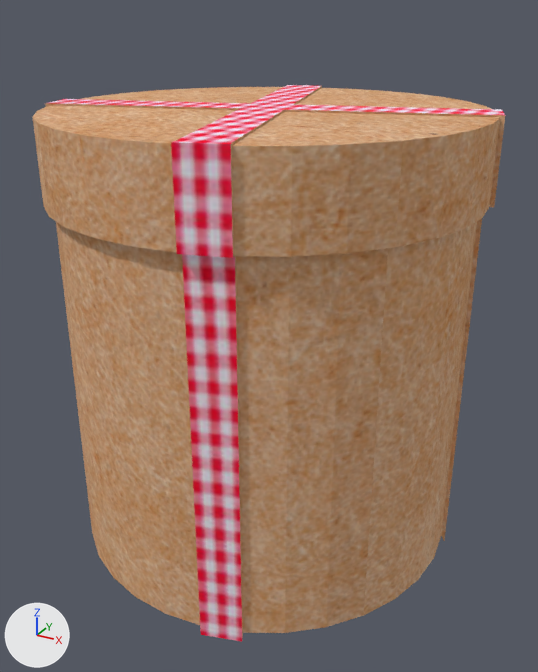
What one commit did to the Blender file 01-Models/MS-GeschenkRundblend.blend.
Camera for both pictures: a camera (50 mm lens) standing at (1.75, -3.15, 2.64) and looking at (0.04, -0.06, 1.09). Arrows for +X, +Y and +Z are at lower left; the lights stay in place.
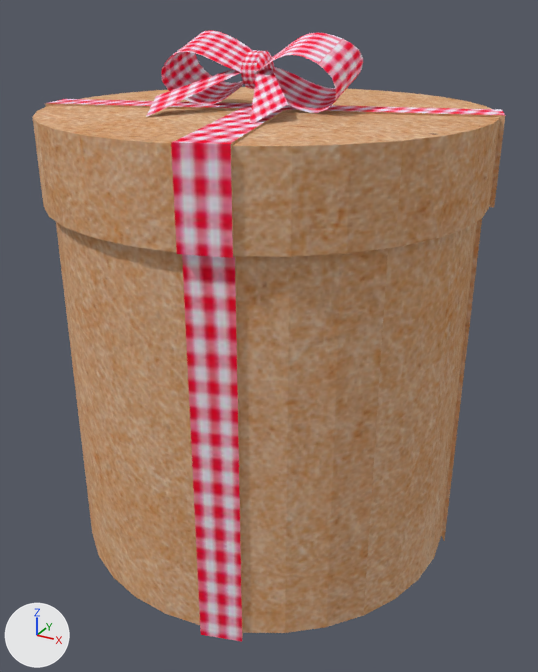
The change, as JSON lines over the scene's bpy script:
```json
{"op": "add", "block": "me_plane_018", "code": ["me_plane_018 = bpy.data.meshes.new('Plane.018')", "me_plane_018.from_pydata(...)  # 4 vertices, 1 face; spans x -1.0..1.0, y -0.93..0.93, z 0.0", "me_plane_018.materials.append(mat_material_001)  # picture img_ms_geschenkbandkariert_textur_jpg"]}
{"op": "add", "block": "me_plane_017", "code": ["me_plane_017 = bpy.data.meshes.new('Plane.017')", "me_plane_017.from_pydata(...)  # 4 vertices, 1 face; spans x -1.0..1.0, y -0.93..0.93, z 0.0", "me_plane_017.materials.append(mat_material_001)  # picture img_ms_geschenkbandkariert_textur_jpg"]}
{"op": "add", "block": "me_plane_016", "code": ["me_plane_016 = bpy.data.meshes.new('Plane.016')", "me_plane_016.from_pydata(...)  # 135 vertices, 104 faces; spans x -1.21..1.21, y -1.4..1.96, z -1.0..1.01", "me_plane_016.polygons.foreach_set('use_smooth', [True] * 104)", "me_plane_016.materials.append(mat_material_001)  # picture img_ms_geschenkbandkariert_textur_jpg"]}
{"op": "add", "block": "me_plane_014", "code": ["me_plane_014 = bpy.data.meshes.new('Plane.014')", "me_plane_014.from_pydata(...)  # 135 vertices, 104 faces; spans x -1.21..1.21, y -0.97..2.39, z -1.33..0.68", "me_plane_014.polygons.foreach_set('use_smooth', [True] * 104)", "me_plane_014.materials.append(mat_material_001)  # picture img_ms_geschenkbandkariert_textur_jpg"]}
{"op": "add", "block": "me_cylinder_003", "code": ["me_cylinder_003 = bpy.data.meshes.new('Cylinder.003')", "me_cylinder_003.from_pydata(...)  # 64 vertices, 50 faces; spans x -1.0..1.0, y -1.0..1.0, z -1.0..1.0", "me_cylinder_003.polygons.foreach_set('use_smooth', [True] * 50)", "me_cylinder_003.materials.append(mat_material_001)  # picture img_ms_geschenkbandkariert_textur_jpg"]}
{"op": "add", "block": "ob_plane_003", "code": ["ob_plane_003 = bpy.data.objects.new('Plane.003', me_plane_018)", "ob_plane_003.location = (0.152, -0.271, 2.311)", "ob_plane_003.rotation_euler = (-6.104, 0.3, -1.02)  # degrees (-350, 17, -58)", "ob_plane_003.scale = (0.271, 0.0889, 0.102)"]}
{"op": "add", "block": "ob_plane_002", "code": ["ob_plane_002 = bpy.data.objects.new('Plane.002', me_plane_017)", "ob_plane_002.location = (-0.23, -0.271, 2.311)", "ob_plane_002.rotation_euler = (-0.179, 2.842, 1.02)  # degrees (-10, 163, 58)", "ob_plane_002.scale = (0.271, 0.0889, 0.102)"]}
{"op": "add", "block": "ob_plane_001", "code": ["ob_plane_001 = bpy.data.objects.new('Plane.001', me_plane_016)", "ob_plane_001.location = (-0.307, -0.001, 2.383)", "ob_plane_001.rotation_euler = (-6.283, 0.348, -1.571)  # degrees (-360, 20, -90)", "ob_plane_001.scale = (0.127, 0.127, 0.127)"]}
{"op": "add", "block": "ob_plane", "code": ["ob_plane = bpy.data.objects.new('Plane', me_plane_014)", "ob_plane.location = (0.288, 0.013, 2.343)", "ob_plane.rotation_euler = (-3.142, 0.348, -1.571)  # degrees (-180, 20, -90)", "ob_plane.scale = (0.127, 0.127, 0.127)"]}
{"op": "add", "block": "ob_cylinder_002", "code": ["ob_cylinder_002 = bpy.data.objects.new('Cylinder.002', me_cylinder_003)", "ob_cylinder_002.location = (-0.045, -0.001, 2.383)", "ob_cylinder_002.rotation_euler = (-1.571, 0.348, -1.571)  # degrees (-90, 20, -90)", "ob_cylinder_002.scale = (0.0829, 0.0829, 0.0541)"]}
```

Location of each change, (x1, y1, x2, y2) in pixels of the pictures (538 x 672 px):
```json
{"object": "Plane", "change": "added", "after": [255, 32, 363, 113], "on screen": "pink"}
{"object": "Plane.001", "change": "added", "after": [162, 30, 252, 105], "on screen": "red"}
{"object": "Plane.003", "change": "added", "after": [250, 68, 288, 123], "on screen": "red"}
{"object": "Plane.002", "change": "added", "after": [146, 69, 242, 117], "on screen": "red"}
{"object": "Cylinder.002", "change": "added", "after": [241, 50, 274, 89], "on screen": "red"}
```
